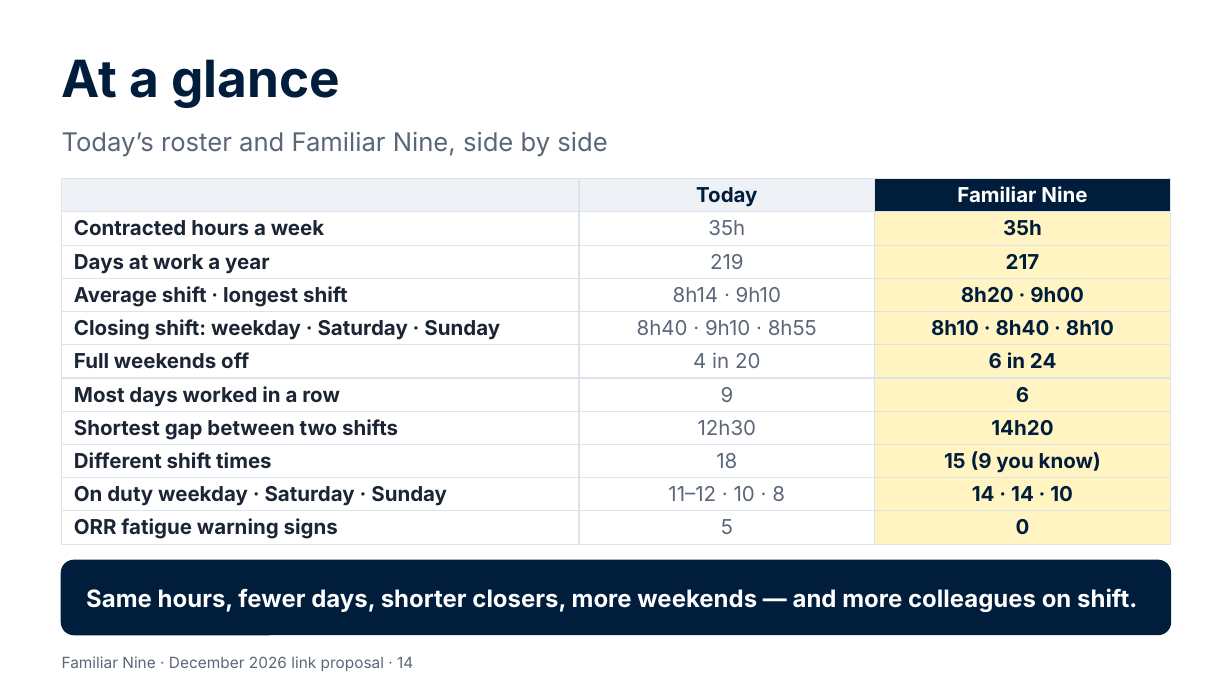
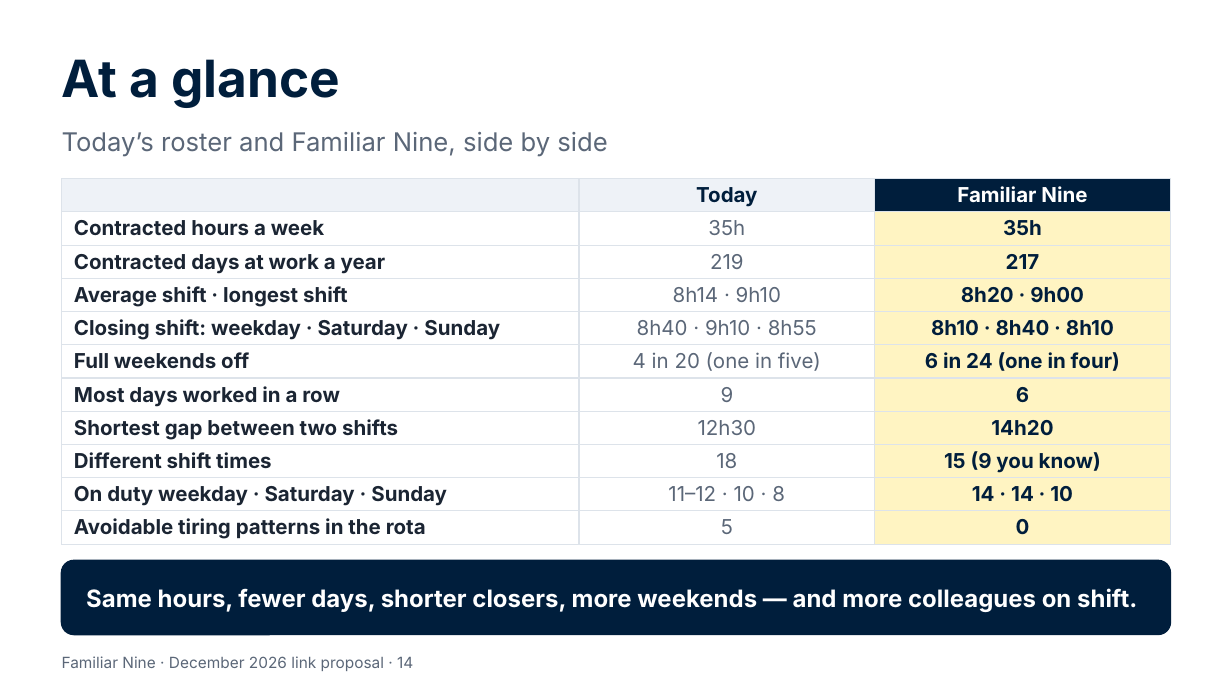
Before and after one commit to Garethdavidmiller/roster-app, a slide deck: slide 14 of docs/proposals/presentations/Familiar-Nine-for-colleagues.pptx. Drawn at 1232x693 pixels with LibreOffice and Linux fonts; fonts in the diff are those of the drawing. Boxes give left, top, right and bottom in pixels: in the first picture for what was removed or moved away, otherwise in the second. Text is boxed around its words. In the diff, an @@ line names an element or a change of style, - is before the commit and + after.

```diff
--- a/docs/proposals/presentations/Familiar-Nine-for-colleagues.pptx
+++ b/docs/proposals/presentations/Familiar-Nine-for-colleagues.pptx
@@ table at box(62, 179, 1170, 543) @@
-row 3, column 1: Days at work a year
+row 3, column 1: Contracted days at work a year
-row 6, column 2: 4 in 20
+row 6, column 2: 4 in 20 (one in five)
-row 6, column 3: 6 in 24
+row 6, column 3: 6 in 24 (one in four)
-row 11, column 1: ORR fatigue warning signs
+row 11, column 1: Avoidable tiring patterns in the rota
```
Also in this commit, not shown: 6 other slides changed, 5 other files.
